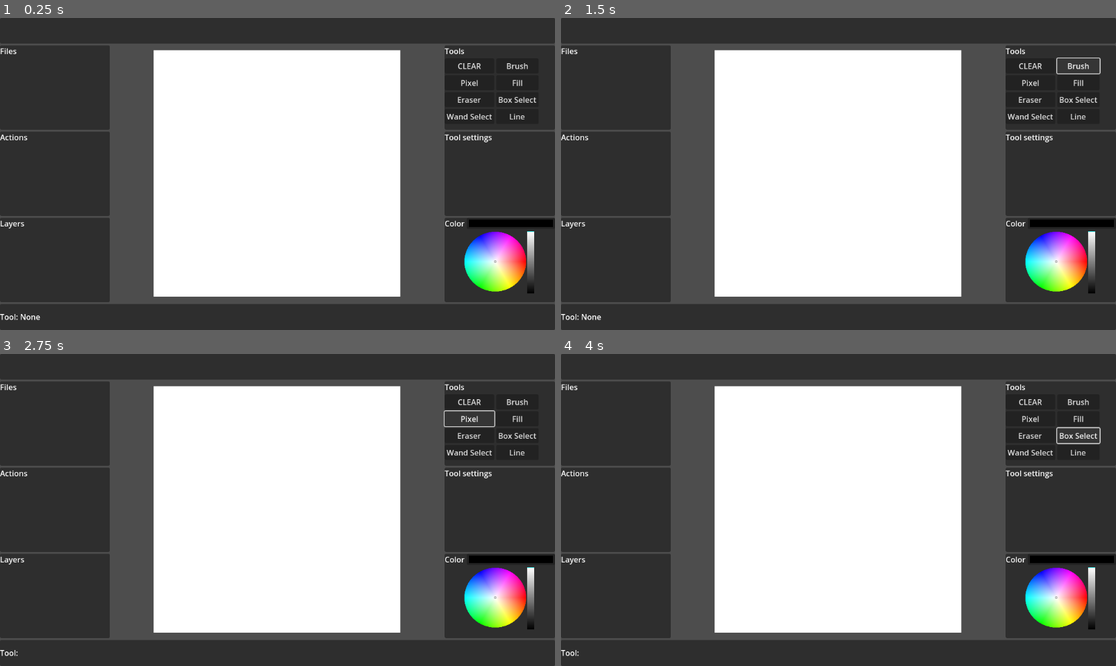
Above: before the commit, frames 1-4 (two rows, left to right).
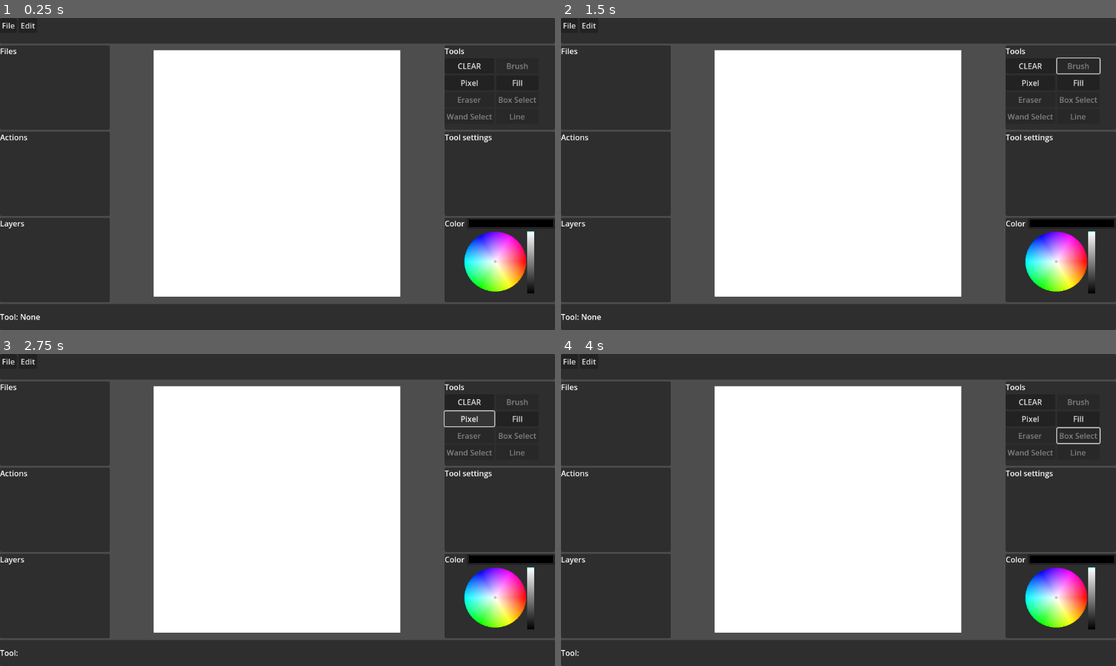
Above: after the commit, the same moments.

Repository: Zondartul/paint_editor
Game: Godot game, scene res://main.tscn
The game is run twice, just before and just after one commit, with the same random seed, the same clock (stepped at 60 frames per second) and the same inputs.
Inputs (mouse positions are in pixels of both pictures, inside the frame that each line leads up to):
- Up to frame 1 (0.25 s): no input
- Up to frame 2 (1.5 s): click "CLEAR" at 0.5 s; click (1077, 64) at 1.25 s, where only the run before the commit has a clickable "Brush"
- Up to frame 3 (2.75 s): click "Pixel" at 2 s
- Up to frame 4 (4 s): click "Fill" at 2.75 s; click (1077, 435) at 3.5 s, where only the run before the commit has a clickable "Box Select"

The runs differ from the first frame. In frame 1, 0.3% of the frame differs, in the area x 0-97%, y 1-33%; in frame 2, 0.3%; in frame 3, 0.3%; in frame 4, 0.3%.

Commit message:
added new_file with canvas_size

Diff:
--- a/PaintTool.gd
+++ b/PaintTool.gd
@@ -11,3 +11,4 @@
 func mmb_up(_pos):pass;
 func mouseMove(_pos):pass;
 func think():pass;
+func restart():pass;
--- a/main.gd
+++ b/main.gd
@@ -35,7 +35,7 @@
 
 func set_tool(tool_name):
 	if tool_name == "pixel":	tool = Tool_Pixel.new(ctx);
-	if tool_name == "fill":		tool = Tool_Fill.new(ctx);
+	elif tool_name == "fill":		tool = Tool_Fill.new(ctx);
 	else:
 		print("unknown tool ["+tool_name+"]")
 		return;
@@ -87,7 +87,7 @@
 func canvas_mouse_move(pos): if tool: tool.mouseMove(pos);
 func canvas_mouse_enter(): pass
 func canvas_mouse_exit(): pass
-
+func canvas_restart(): if tool: tool.restart();
 
 func _on_color_picker_color_changed(color: Color) -> void:
 	ctx.cur_color = color;
@@ -98,3 +98,46 @@
 	ctx.cur_color = color;
 	$BC_middle/BC_right/P_color/BC/BoxContainer/btnColorPicker.color = color;
 	$BC_middle/BC_right/P_color/BC/C/ColorPicker.color = color;
+
+
+func _on_file_index_pressed(index: int) -> void:
+	if index == 0: # New...
+		print("New file")
+		$pop_new_file.show();
+	if index == 1: # Open...
+		print("Open file")
+	if index == 2: # Save
+		print("Save file")
+	if index == 3: # Save As
+		print("Save As")
+
+
+func _on_edit_index_pressed(index: int) -> void:
+	if index == 0: #Undo
+		print("Undo")
+	if index == 1: #Redo
+		print("Redo")
+	if index == 2: #Canvas size
+		print("Canvas size")
+
+func resize_canvas(new_size):
+	$BC_middle/BC_center/Background.custom_minimum_size = new_size;
+	$BC_middle/BC_center/Background.size = new_size;
+	ctx.canvas.picture_size = new_size;
+	ctx.canvas.custom_minimum_size = new_size;
+	ctx.canvas.clear();
+	ctx.canvas.size = new_size;
+	ctx.canvas.position = Vector2i(0,0);
+	canvas_restart();
+
+func new_file(settings):
+	resize_canvas(settings.size);
+
+func _on_pop_new_file_btn_accept_pressed() -> void:
+	var new_size = Vector2i(
+		$pop_new_file/BC/BC/sb_canvas_x.value,
+		$pop_new_file/BC/BC/sb_canvas_y.value)
+	new_file({"size":new_size})
+
+func _on_pop_new_file_btn_cancel_pressed() -> void:
+	pass # Replace with function body.
--- a/main.tscn
+++ b/main.tscn
@@ -21,6 +21,42 @@
 [node name="Panel" type="Panel" parent="BC_top"]
 layout_mode = 2
 size_flags_horizontal = 3
+
+[node name="BC" type="BoxContainer" parent="BC_top/Panel"]
+layout_mode = 1
+anchors_preset = 15
+anchor_right = 1.0
+anchor_bottom = 1.0
+grow_horizontal = 2
+grow_vertical = 2
+vertical = true
+
+[node name="MenuBar" type="MenuBar" parent="BC_top/Panel/BC"]
+layout_mode = 2
+size_flags_vertical = 3
+
+[node name="File" type="PopupMenu" parent="BC_top/Panel/BC/MenuBar"]
+item_count = 4
+item_0/text = "New..."
+item_0/id = 0
+item_1/text = "Open..."
+item_1/id = 1
+item_2/text = "Save"
+item_2/id = 2
+item_3/text = "Save As..."
+item_3/id = 3
+
+[node name="Edit" type="PopupMenu" parent="BC_top/Panel/BC/MenuBar"]
+auto_translate_mode = 1
+item_count = 3
+item_0/text = "Undo"
+item_0/id = 0
+item_0/disabled = true
+item_1/text = "Redo"
+item_1/id = 1
+item_1/disabled = true
+item_2/text = "Canvas size..."
+item_2/id = 2
 
 [node name="BC_middle" type="BoxContainer" parent="."]
 layout_mode = 2
@@ -147,6 +183,7 @@
 
 [node name="btnBrush" type="Button" parent="BC_middle/BC_right/P_tools/GC"]
 layout_mode = 2
+disabled = true
 text = "Brush"
 
 [node name="btnPixel" type="Button" parent="BC_middle/BC_right/P_tools/GC"]
@@ -159,18 +196,22 @@
 
 [node name="btnErase" type="Button" parent="BC_middle/BC_right/P_tools/GC"]
 layout_mode = 2
+disabled = true
 text = "Eraser"
 
 [node name="btnSelBox" type="Button" parent="BC_middle/BC_right/P_tools/GC"]
 layout_mode = 2
+disabled = true
 text = "Box Select"
 
 [node name="btnSelWand" type="Button" parent="BC_middle/BC_right/P_tools/GC"]
 layout_mode = 2
+disabled = true
 text = "Wand Select"
 
 [node name="btnLine" type="Button" parent="BC_middle/BC_right/P_tools/GC"]
 layout_mode = 2
+disabled = true
 text = "Line"
 
 [node name="P_inspector" type="Panel" parent="BC_middle/BC_right"]
@@ -259,6 +300,71 @@
 size_flags_horizontal = 3
 text = "Status"
 
+[node name="pop_new_file" type="Popup" parent="."]
+title = "New File"
+initial_position = 2
+size = Vector2i(203, 141)
+borderless = false
+
+[node name="BC" type="BoxContainer" parent="pop_new_file"]
+anchors_preset = 15
+anchor_right = 1.0
+anchor_bottom = 1.0
+grow_horizontal = 2
+grow_vertical = 2
+vertical = true
+
+[node name="Control" type="Control" parent="pop_new_file/BC"]
+custom_minimum_size = Vector2(0, 20)
+layout_mode = 2
+size_flags_vertical = 3
+
+[node name="Label2" type="Label" parent="pop_new_file/BC"]
+layout_mode = 2
+text = "Canvas size:"
+
+[node name="BC" type="BoxContainer" parent="pop_new_file/BC"]
+layout_mode = 2
+
+[node name="Label" type="Label" parent="pop_new_file/BC/BC"]
+layout_mode = 2
+text = "X"
+
+[node name="sb_canvas_x" type="SpinBox" parent="pop_new_file/BC/BC"]
+layout_mode = 2
+max_value = 1.0
+rounded = true
+allow_greater = true
+
+[node name="Label2" type="Label" parent="pop_new_file/BC/BC"]
+layout_mode = 2
+text = "y"
+
+[node name="sb_canvas_y" type="SpinBox" parent="pop_new_file/BC/BC"]
+layout_mode = 2
+max_value = 1.0
+rounded = true
+allow_greater = true
+
+[node name="Control2" type="Control" parent="pop_new_file/BC"]
+custom_minimum_size = Vector2(0, 20)
+layout_mode = 2
+size_flags_vertical = 3
+
+[node name="BC2" type="BoxContainer" parent="pop_new_file/BC"]
+layout_mode = 2
+alignment = 1
+
+[node name="btnAccept" type="Button" parent="pop_new_file/BC/BC2"]
+layout_mode = 2
+text = "Accept"
+
+[node name="btnCancel" type="Button" parent="pop_new_file/BC/BC2"]
+layout_mode = 2
+text = "Cancel"
+
+[connection signal="index_pressed" from="BC_top/Panel/BC/MenuBar/File" to="." method="_on_file_index_pressed"]
+[connection signal="index_pressed" from="BC_top/Panel/BC/MenuBar/Edit" to="." method="_on_edit_index_pressed"]
 [connection signal="gui_input" from="BC_middle/BC_center/Background/Canvas" to="." method="_on_canvas_gui_input"]
 [connection signal="mouse_entered" from="BC_middle/BC_center/Background/Canvas" to="." method="_on_canvas_mouse_entered"]
 [connection signal="mouse_exited" from="BC_middle/BC_center/Background/Canvas" to="." method="_on_canvas_mouse_exited"]
@@ -272,3 +378,7 @@
 [connection signal="pressed" from="BC_middle/BC_right/P_tools/GC/btnLine" to="." method="_on_btn_line_pressed"]
 [connection signal="color_changed" from="BC_middle/BC_right/P_color/BC/BoxContainer/btnColorPicker" to="." method="_on_btn_color_picker_color_changed"]
 [connection signal="color_changed" from="BC_middle/BC_right/P_color/BC/C/ColorPicker" to="." method="_on_color_picker_color_changed"]
+[connection signal="pressed" from="pop_new_file/BC/BC2/btnAccept" to="." method="_on_pop_new_file_btn_accept_pressed"]
+[connection signal="pressed" from="pop_new_file/BC/BC2/btnAccept" to="pop_new_file" method="hide"]
+[connection signal="pressed" from="pop_new_file/BC/BC2/btnCancel" to="." method="_on_pop_new_file_btn_cancel_pressed"]
+[connection signal="pressed" from="pop_new_file/BC/BC2/btnCancel" to="pop_new_file" method="hide"]
--- a/tool_fill.gd
+++ b/tool_fill.gd
@@ -9,12 +9,15 @@
 
 var premade_mask = null;
 
-func _init(new_ctx:PaintContext):
-	context = new_ctx;
-
+func restart():
 	generate_mask();
 	premade_mask = Mask;
 	Mask = Mask.duplicate();
+
+
+func _init(new_ctx:PaintContext):
+	context = new_ctx;
+	restart();
 
 
 func lmb_down(pos):
